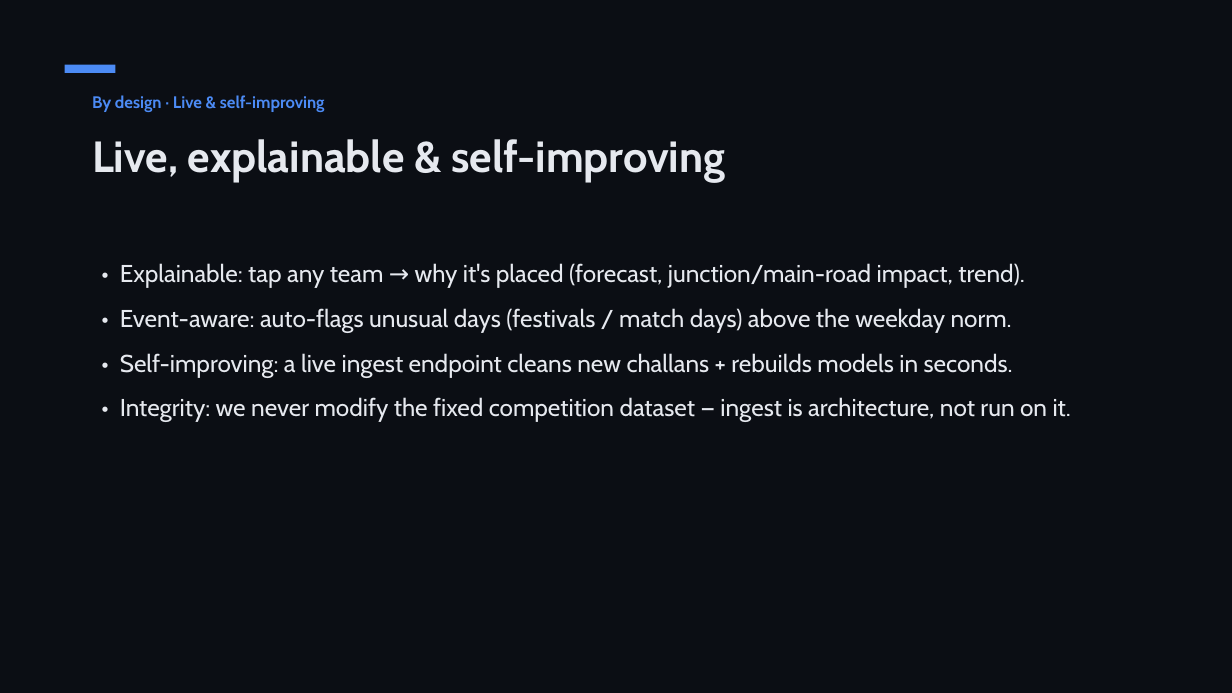
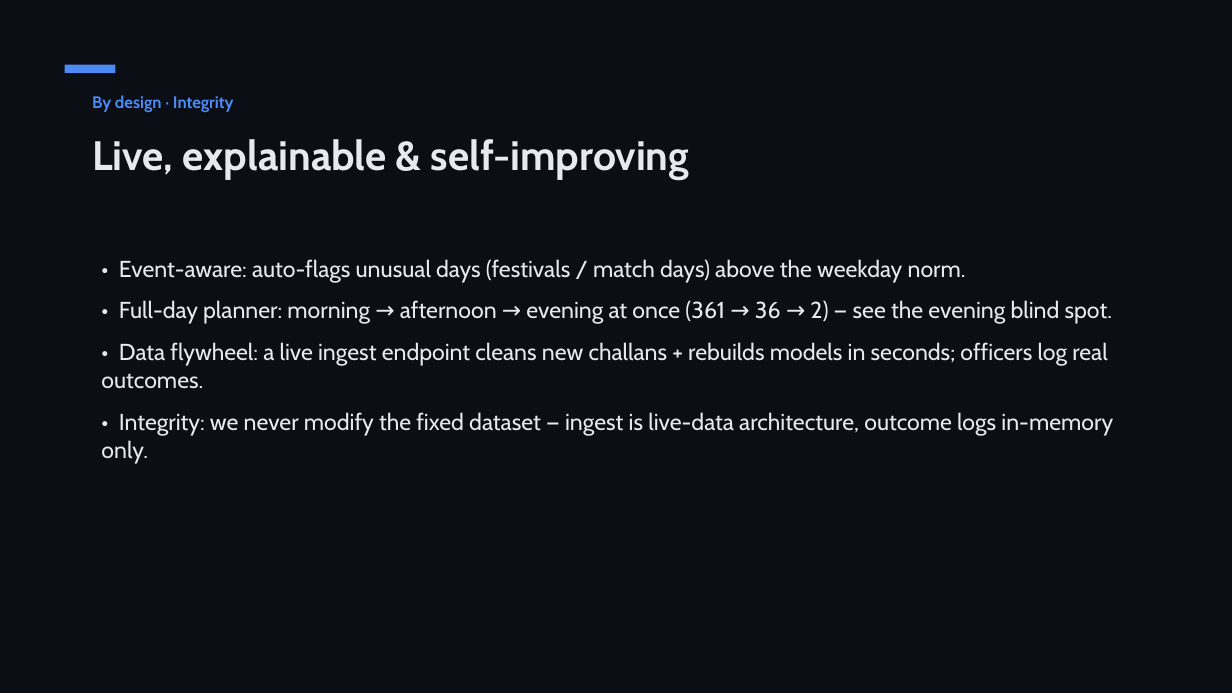
Before and after one commit to shubhambhattog/flipkart-gridlock-2.0-r2, a slide deck: slide 11 of pitch/ParkPulse_Deck.pptx. Drawn at 1232x693 pixels with LibreOffice and Linux fonts; fonts in the diff are those of the drawing. Boxes give left, top, right and bottom in pixels: in the first picture for what was removed or moved away, otherwise in the second. Text is boxed around its words. In the diff, an @@ line names an element or a change of style, - is before the commit and + after.

```diff
--- a/pitch/ParkPulse_Deck.pptx
+++ b/pitch/ParkPulse_Deck.pptx
@@ text at box(92, 95, 234, 112): text changed @@
-By design · Live & self-improving
+By design · Integrity
@@ text "Live, explainable & self-improving" at box(92, 139, 689, 180): size 34 to 32 pt @@
@@ text at box(119, 259, 966, 283): size 19 to 18 pt in "• Event-aware: auto-flags unusual days (festivals / ..."; less space between paragraphs @@
@@ text at box(120, 263, 1025, 288): paragraph removed @@
-• Explainable: tap any team → why it's placed (forecast, junction/main-road impact, trend).
@@ text at box(101, 300, 1113, 464): text changed; size 19 to 18 pt @@
-• Self-improving: a live ingest endpoint cleans new challans + rebuilds models in seconds.
-• Integrity: we never modify the fixed competition dataset — ingest is architecture, not run on it.
+• Full-day planner: morning → afternoon → evening at once (361 → 36 → 2) — see the evening blind spot.
+• Data flywheel: a live ingest endpoint cleans new challans + rebuilds models in seconds; officers log real outcomes.
+• Integrity: we never modify the fixed dataset — ingest is live-data architecture, outcome logs in-memory only.
```
Also in this commit, not shown: 12 other slides changed, 1 slide added, 20 other files.
